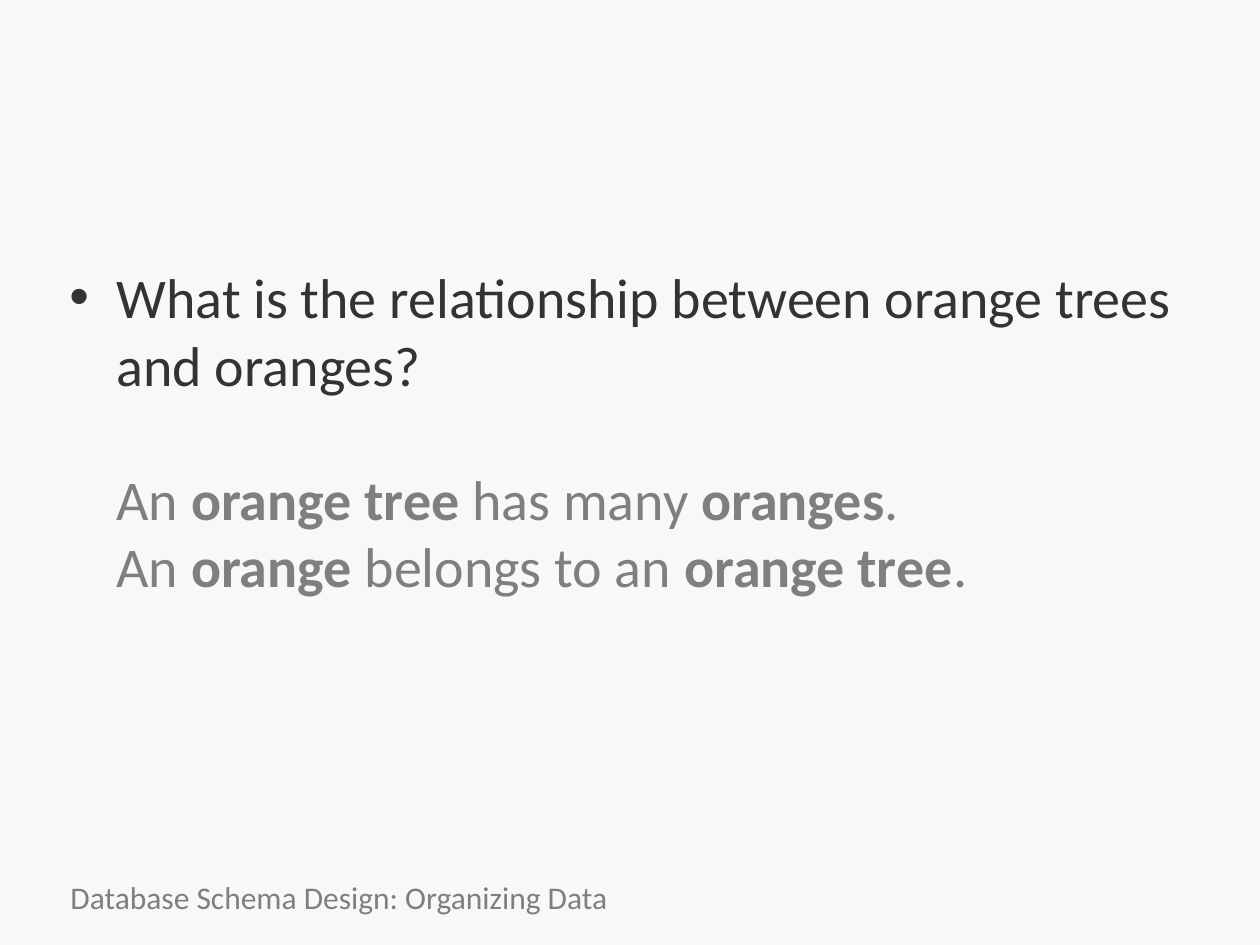
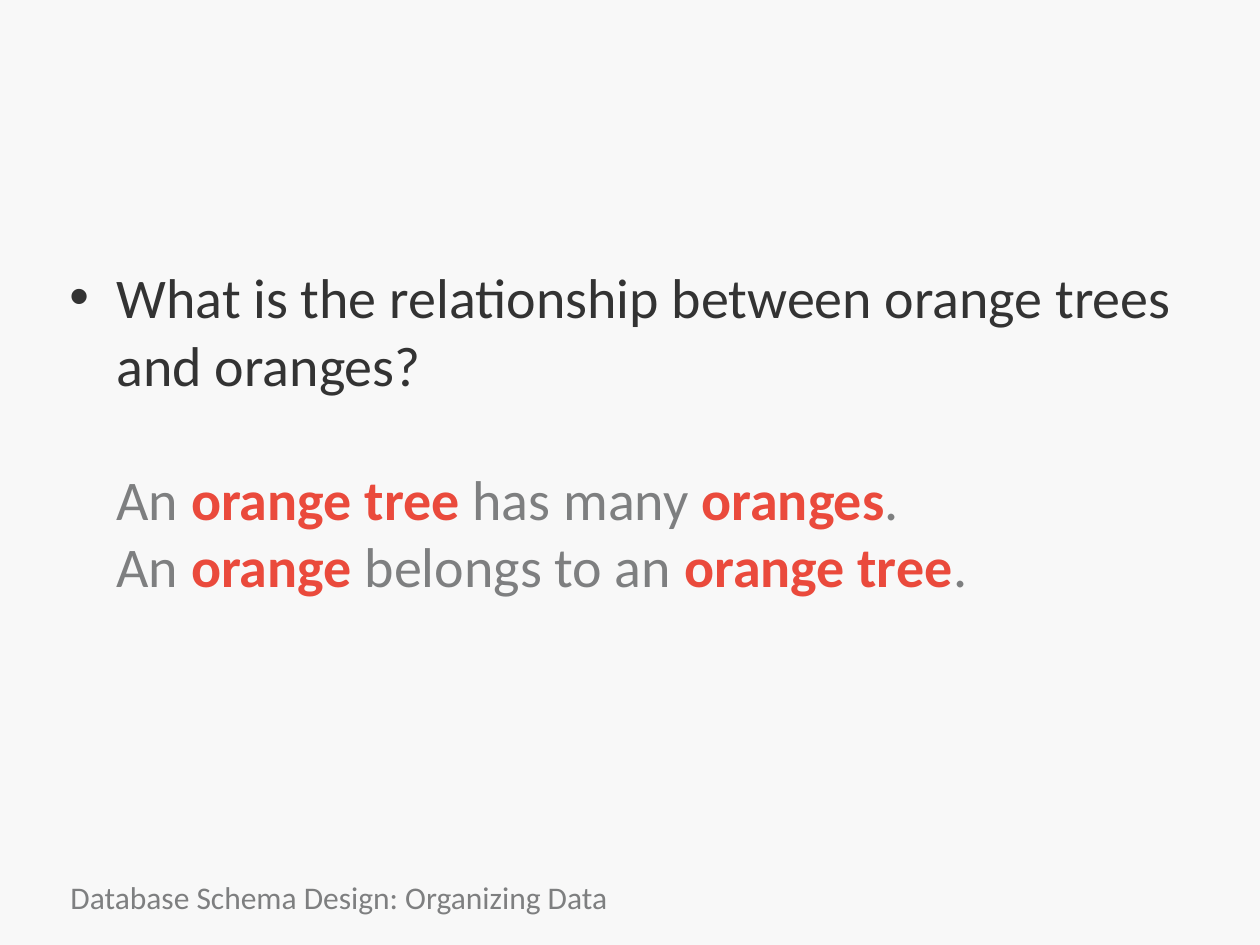
Before and after one commit to bootcoder/sql_schema_design_basics, a slide deck: slide 28 of HTC-schema-sql.pptx. Drawn at 1260x945 pixels with LibreOffice and Linux fonts; fonts in the diff are those of the drawing; background and template pictures are left out. Boxes give left, top, right and bottom in pixels: in the first picture for what was removed or moved away, otherwise in the second. Text is boxed around its words. In the diff, an @@ line names an element or a change of style, - is before the commit and + after.

```diff
--- a/HTC-schema-sql.pptx
+++ b/HTC-schema-sql.pptx
@@ text "What is the relationship between ..." at <box>117,279,1170,597</box>: text colour #7E7F80 to #EA4A3C in "orange tree oranges. orange orange tree." @@
```
Also in this commit, not shown: 9 other slides changed, 4 slides added, 4 slides removed.
